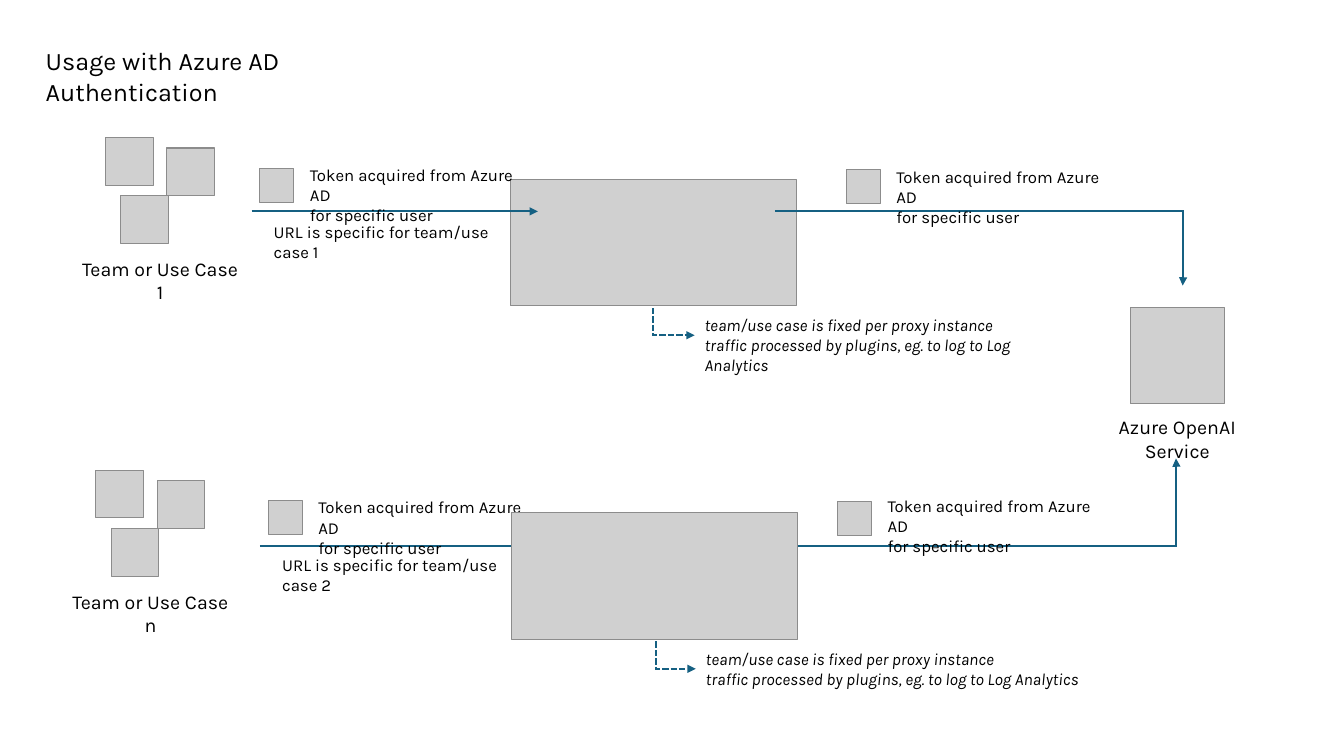
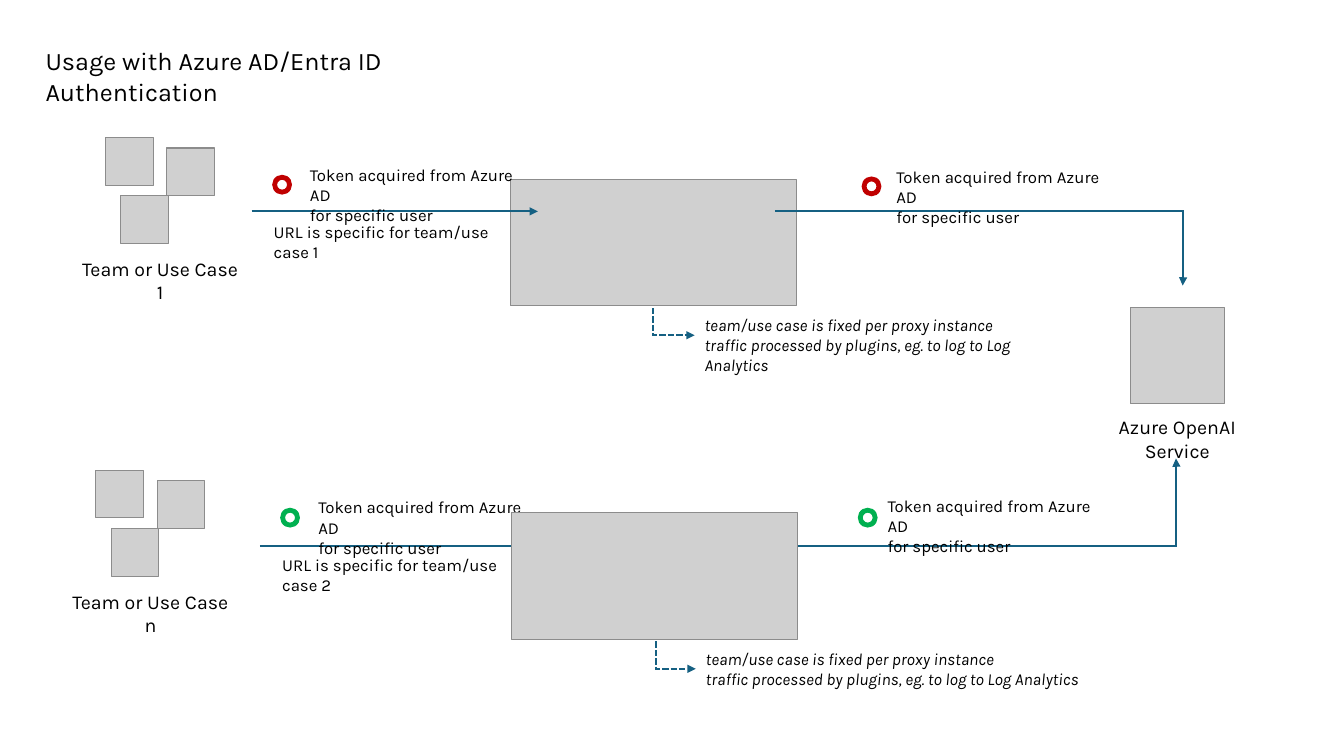
Before and after one commit to timoklimmer/powerproxy-aoai, a slide deck: slide 2 of docs/Diagrams.pptx. Drawn at 1344x756 pixels with LibreOffice and Linux fonts; fonts in the diff are those of the drawing; grey boxes stand for pictures. Boxes give left, top, right and bottom in pixels: in the first picture for what was removed or moved away, otherwise in the second. Text is boxed around its words. In the diff, an @@ line names an element or a change of style, - is before the commit and + after.

```diff
--- a/docs/Diagrams.pptx
+++ b/docs/Diagrams.pptx
@@ text at [46, 51, 382, 102]: text changed @@
-Usage with Azure AD Authentication
+Usage with Azure AD/Entra ID Authentication
@@ picture removed at [260, 168, 294, 203] @@
@@ donut added at [272, 174, 292, 195], fill #C00000 @@
@@ picture removed at [847, 170, 881, 205] @@
@@ donut added at [862, 176, 882, 197], fill #C00000 @@
@@ picture removed at [268, 500, 302, 534] @@
@@ donut added at [280, 508, 300, 528], fill #00B050 @@
@@ picture removed at [838, 502, 872, 536] @@
@@ donut added at [858, 508, 878, 528], fill #00B050 @@
```
Also in this commit, not shown: 2 other slides changed, 5 other files.
